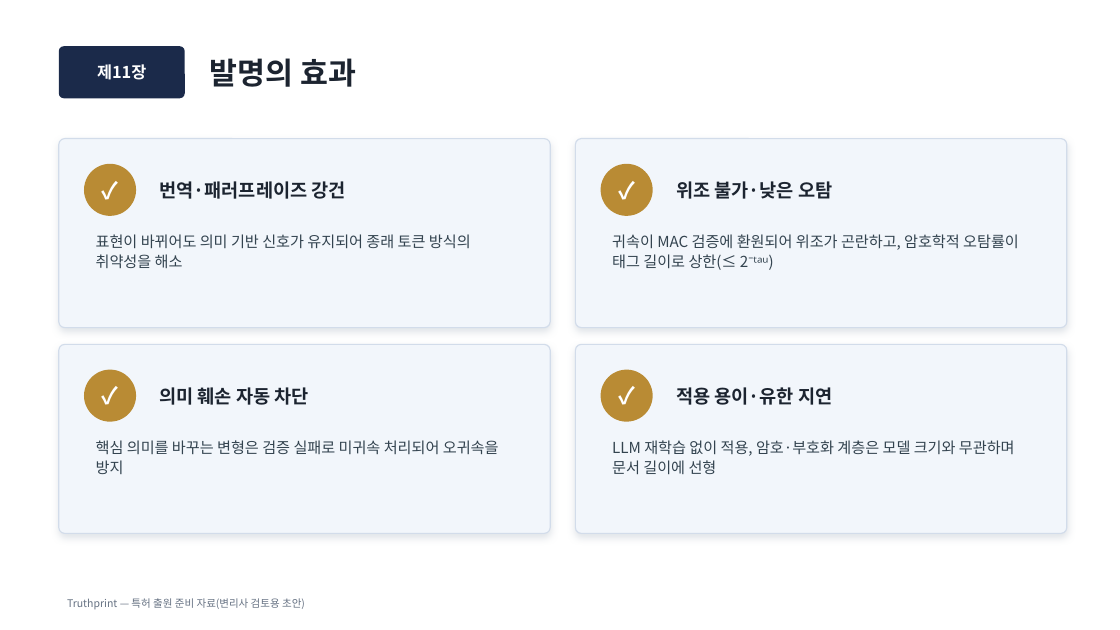
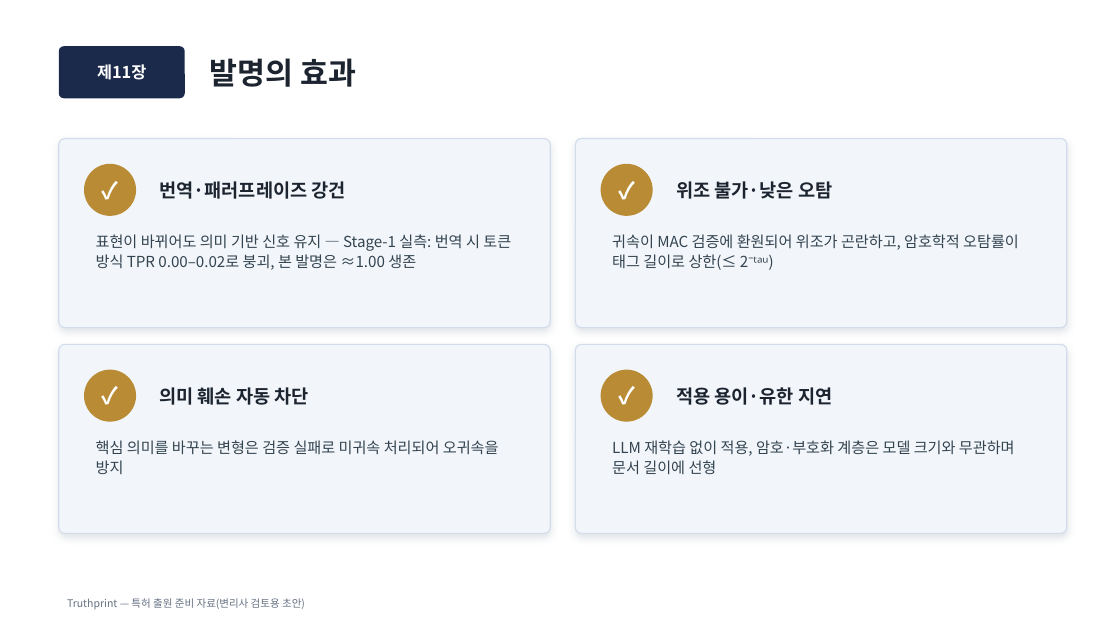
Before and after one commit to leemgs/truthprint, a slide deck: slide 12 of patent/truthprint-patent-20260723.pptx. Drawn at 1120x630 pixels with LibreOffice and Linux fonts; fonts in the diff are those of the drawing. Boxes give left, top, right and bottom in pixels: in the first picture for what was removed or moved away, otherwise in the second. Text is boxed around its words. In the diff, an @@ line names an element or a change of style, - is before the commit and + after.

```diff
--- a/patent/truthprint-patent-20260723.pptx
+++ b/patent/truthprint-patent-20260723.pptx
@@ text at (96, 234, 511, 270): text changed @@
-표현이 바뀌어도 의미 기반 신호가 유지되어 종래 토큰 방식의 취약성을 해소
+표현이 바뀌어도 의미 기반 신호 유지 — Stage-1 실측: 번역 시 토큰 방식 TPR 0.00–0.02로 붕괴, 본 발명은 ≈1.00 생존
```
Also in this commit, not shown: 1 other slide changed, 6 other files.
